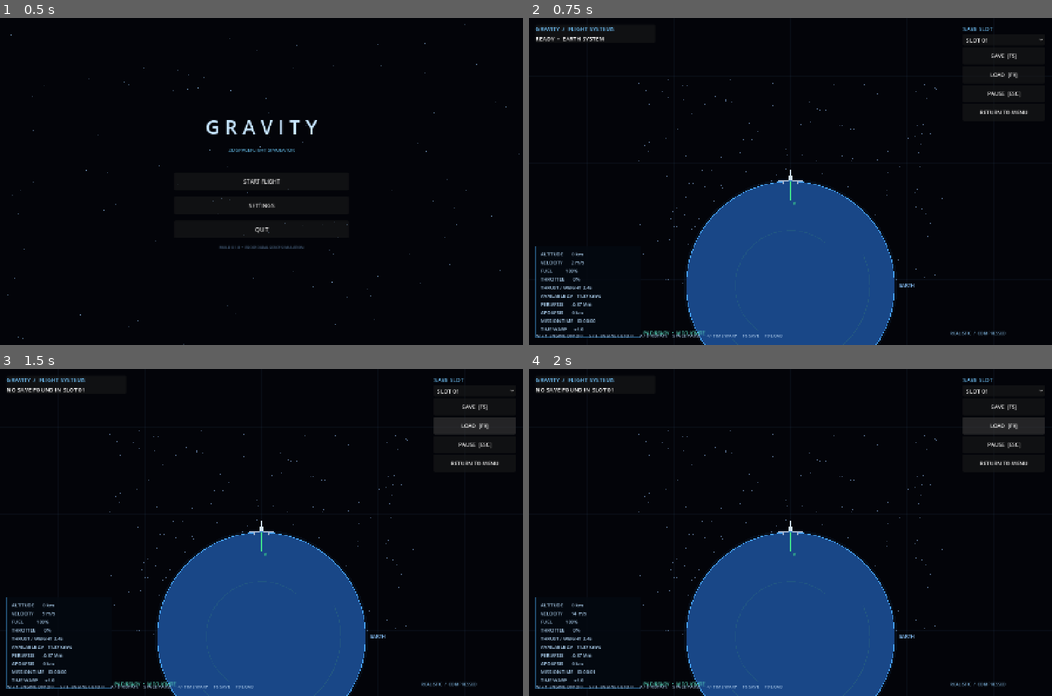
Above: before the commit, frames 1-4 (two rows, left to right).
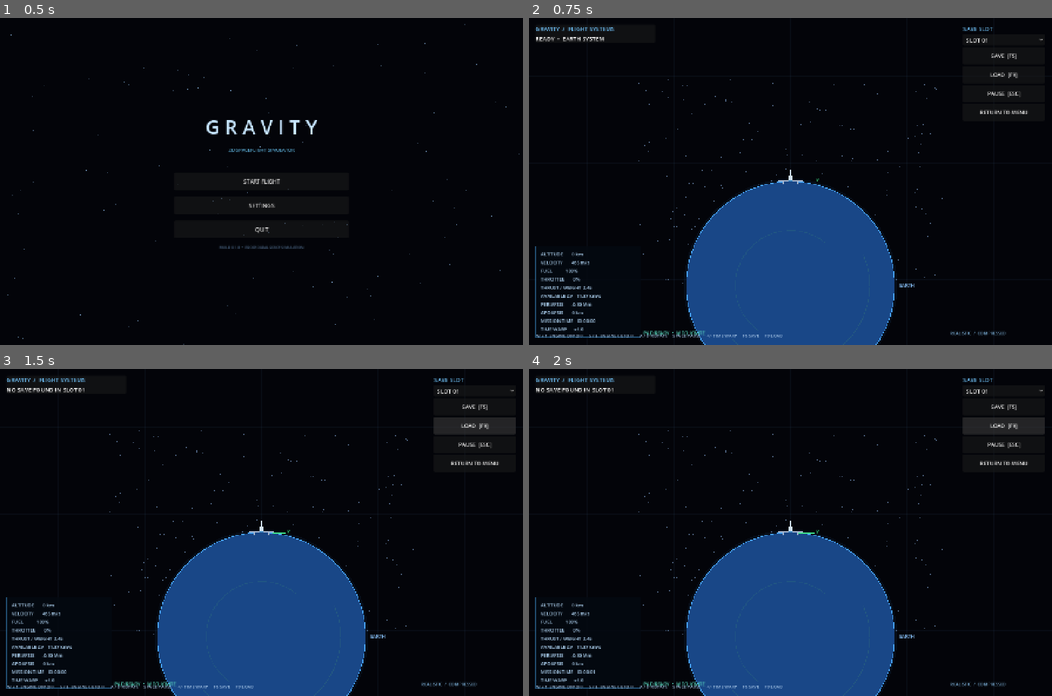
Above: after the commit, the same moments.

Repository: Blagos1195/Gravity-simulator
Game: Godot game, scene res://scenes/main.tscn
The game is run twice, just before and just after one commit, with the same random seed, the same clock (stepped at 60 frames per second) and the same inputs.
Inputs:
- Up to frame 1 (0.5 s): no input
- Up to frame 2 (0.75 s): click "START FLIGHT" at 0.5 s
- Up to frame 3 (1.5 s): click "LOAD [F9]" at 1.25 s
- Up to frame 4 (2 s): no input

Frame 1 is identical in both runs. In frame 2, less than 0.1% of the frame differs, in the area x 8-56%, y 49-89%; in frame 3, less than 0.1%, in the area x 8-70%, y 49-92%; in frame 4, less than 0.1%.

Commit message:
Include Earth's rotational velocity at launch

Diff:
--- a/Gravity/scripts/simulation_view.gd
+++ b/Gravity/scripts/simulation_view.gd
@@ -19,7 +19,7 @@
 var sim_time := 0.0
 var time_warp := 1.0
 var rocket_position := Vector2(0, -EARTH_RADIUS - 2.0)
-var velocity := Vector2.ZERO
+var velocity := Vector2(EARTH_RADIUS * EARTH_ROTATION_RATE, 0.0)
 var rotation_angle := 0.0
 var fuel := FUEL_CAPACITY
 var throttle := 0.0
@@ -332,7 +332,7 @@
 func load_save_data(data: Dictionary) -> void:
     sim_time = float(data.get("sim_time", 0.0))
     var p: Array = data.get("position", [0.0, -EARTH_RADIUS - 2.0])
-    var v: Array = data.get("velocity", [0.0, 0.0])
+    var v: Array = data.get("velocity", [EARTH_RADIUS * EARTH_ROTATION_RATE, 0.0])
     rocket_position = Vector2(float(p[0]), float(p[1]))
     velocity = Vector2(float(v[0]), float(v[1]))
     rotation_angle = float(data.get("rotation_angle", 0.0))
